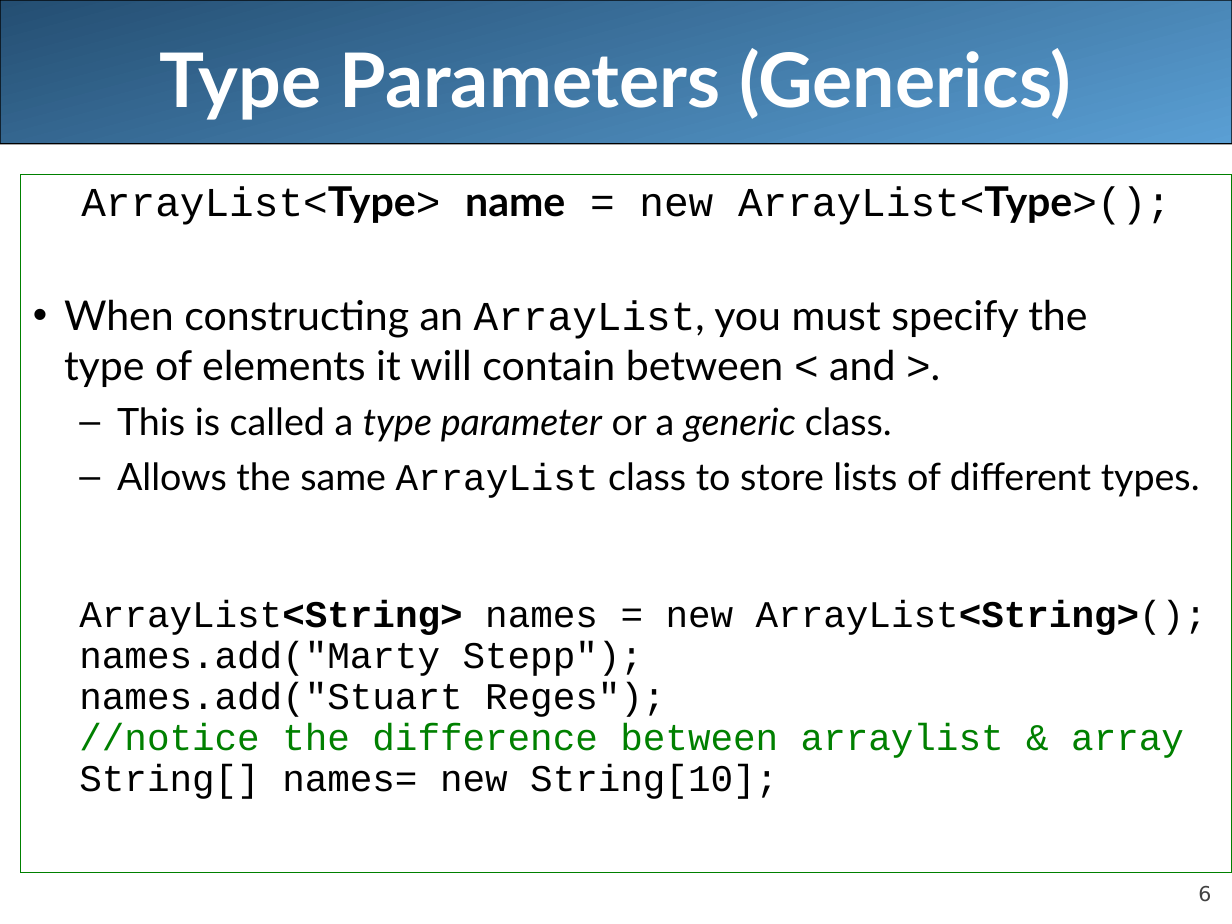
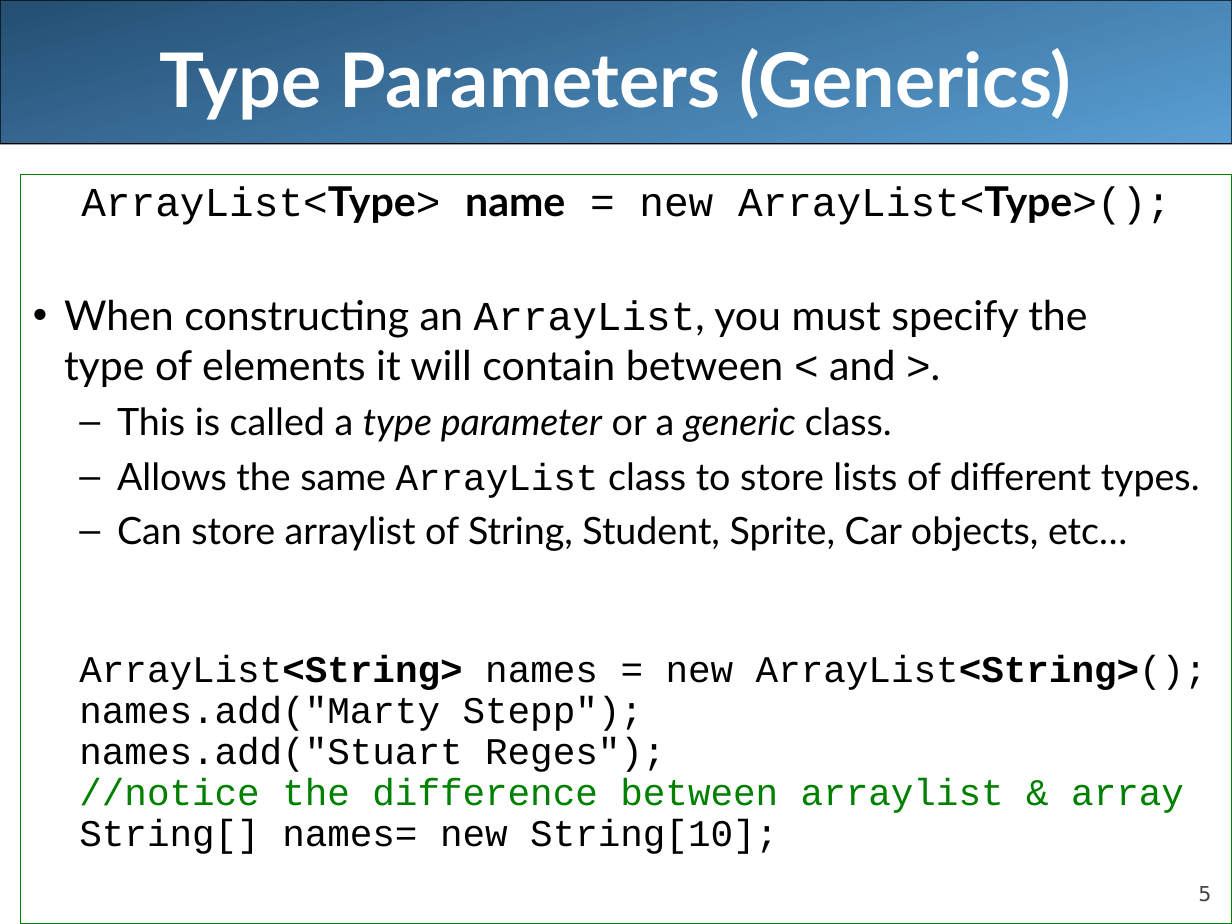
Before and after one commit to LongBaoNguyen/longbaonguyen.github.io, a slide deck: slide 5 of courses/apcsa/lecture18.ppt (slide 6 before the commit). Drawn at 1232x924 pixels with LibreOffice and Linux fonts; fonts in the diff are those of the drawing. Boxes give left, top, right and bottom in pixels: in the first picture for what was removed or moved away, otherwise in the second. Text is boxed around its words. In the diff, an @@ line names an element or a change of style, - is before the commit and + after.

```diff
--- a/courses/apcsa/lecture18.ppt
+++ b/courses/apcsa/lecture18.ppt
@@ text "ArrayList<Type> name = new ArrayList<Type>();": place and size @@
-text "ArrayList<Type> name = new ArrayList<Type>();" at bbox=[21, 175, 1232, 873]
+text "ArrayList<Type> name = new ArrayList<Type>();" at bbox=[21, 175, 1232, 924]
@@ text at bbox=[117, 516, 1127, 551]: paragraph added @@
+  – Can store arraylist of String, Student, Sprite, Car objects, etc…
@@ page number at bbox=[1198, 886, 1211, 902]: text changed @@
-6
+5
```
Also in this commit, not shown: 5 other slides changed, 1 slide removed, 10 other files.
